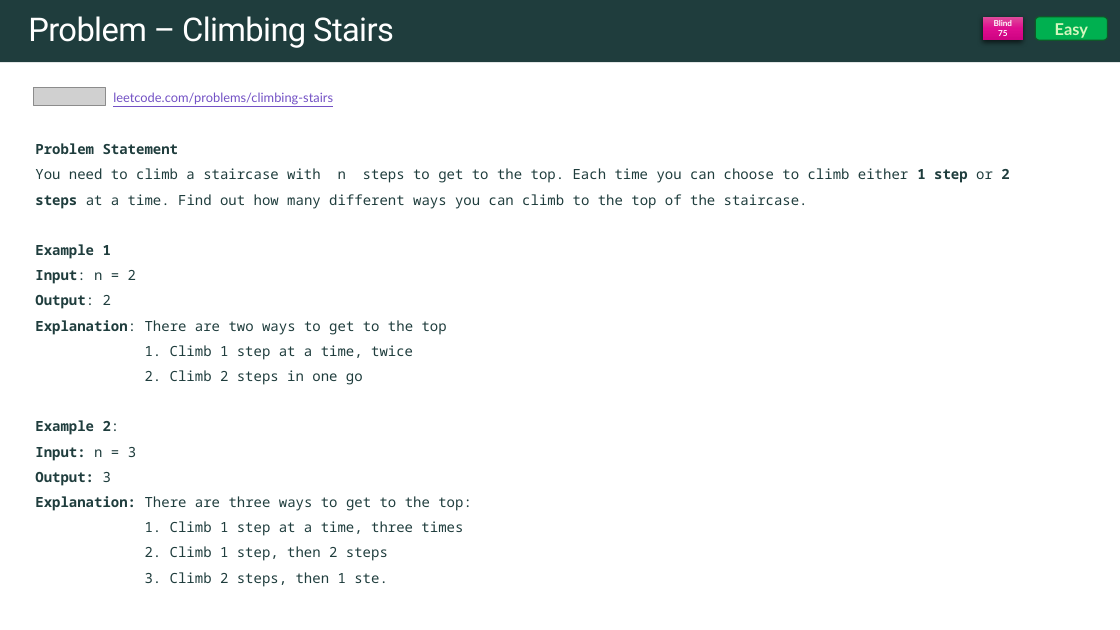
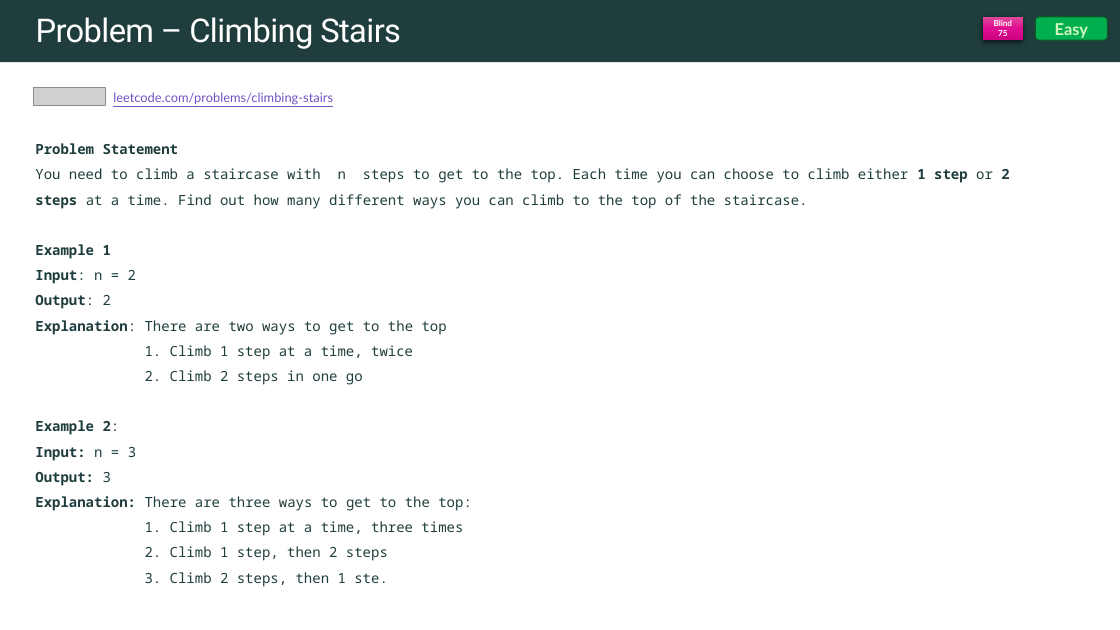
Before and after one commit to rfdavid/coding-interview-handbook-cpp, a slide deck: slide 53 of Algorithm and problem Solving Cheatsheet.pptm (slide 45 before the commit). Drawn at 1120x630 pixels with LibreOffice and Linux fonts; fonts in the diff are those of the drawing; grey boxes stand for pictures. Boxes give left, top, right and bottom in pixels: in the first picture for what was removed or moved away, otherwise in the second. Text is boxed around its words. In the diff, an @@ line names an element or a change of style, - is before the commit and + after.

```diff
--- a/Algorithm and problem Solving Cheatsheet.pptm
+++ b/Algorithm and problem Solving Cheatsheet.pptm
@@ title "Problem – Climbing Stairs": place and size @@
-title "Problem – Climbing Stairs" at bbox=[28, 16, 394, 48]
+title "Problem – Climbing Stairs" at bbox=[36, 17, 401, 49]
@@ title "Problem – Climbing Stairs" at bbox=[36, 17, 401, 49]: vertical alignment middle to top @@
```
Also in this commit, not shown: 6 other slides changed, 8 slides added, 11 other files.
